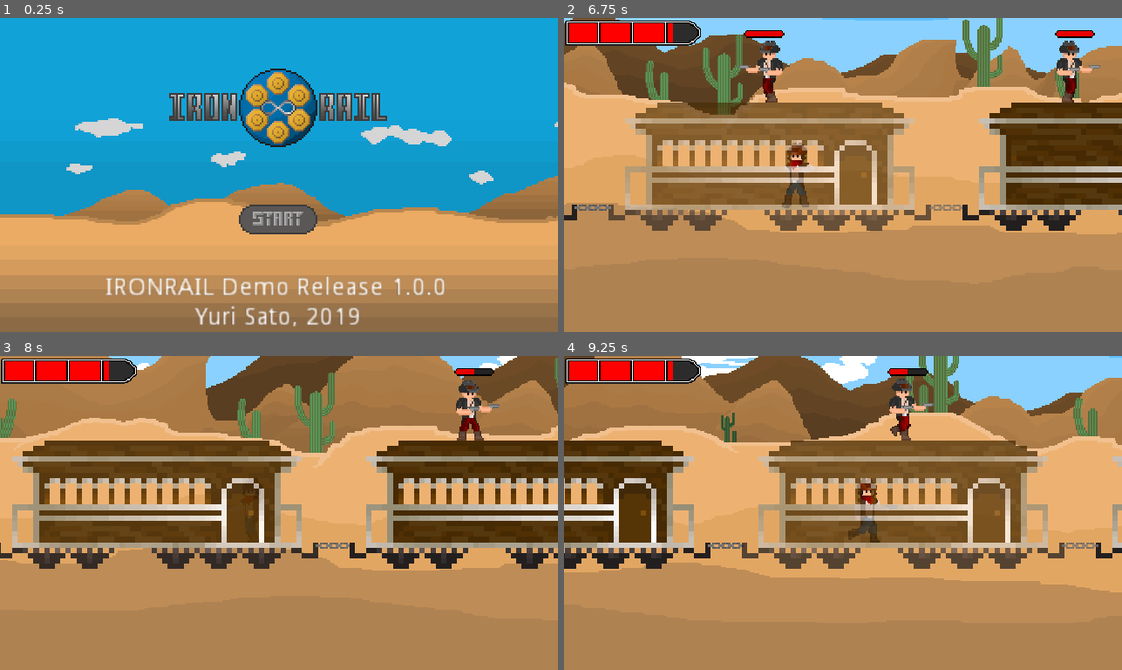
Above: before the commit, frames 1-4 (two rows, left to right).
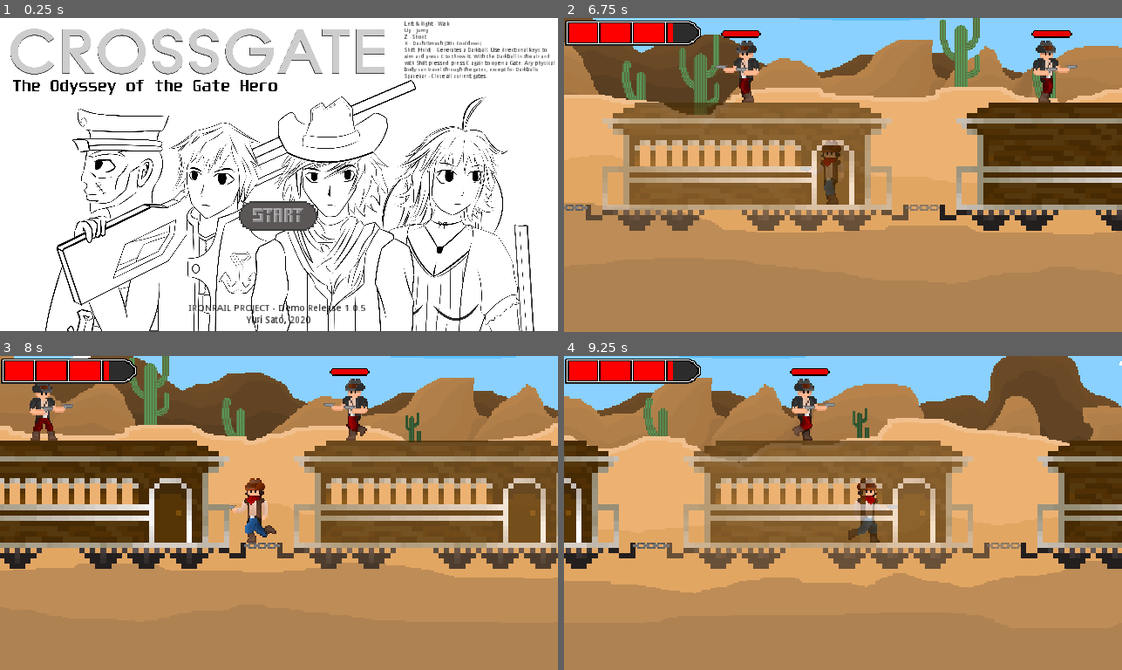
Above: after the commit, the same moments.

Repository: SatouYuri/CROSSGATE-OLD
Game: Godot game, scene res://Assets/Scenes/TitleScreen.tscn
The game is run twice, just before and just after one commit, with the same random seed, the same clock (stepped at 60 frames per second) and the same inputs. Sound files missing from this copy of the repository are replaced by a short silence.
Inputs (mouse positions are in pixels of both pictures, inside the frame that each line leads up to):
- Up to frame 1 (0.25 s): no input
- Up to frame 2 (6.75 s): click (843, 218) at 0.5 s; hold Right (ui_right) 1.28-2.78 s; tap C (c_button) at 1.35, 4.35 s; tap Z (ui_select) at 1.52, 2.27, 3.77, 4.52, 5.27 s; tap Shift (shift_button) at 2.1, 5.1 s; hold Left (ui_left) 2.78-3.53 s; hold Space (space_bar) 2.78-3.53 s; hold Right (ui_right) 3.53-5.03 s; tap X (x_button) at 3.6, 6.6 s; hold Left (ui_left) 5.03-5.78 s; hold Right (ui_right) 5.78-6.53 s; hold Space (space_bar) 5.78-6.53 s; hold Left (ui_left) from 6.53 s (still down)
- Up to frame 3 (8 s): keep holding Left (ui_left); tap Z (ui_select) at 6.77, 7.52 s; tap C (c_button) at 7.35 s
- Up to frame 4 (9.25 s): release Left (ui_left) at 8.03 s; hold Right (ui_right) from 8.03 s (still down); tap Shift (shift_button) at 8.1 s; tap Z (ui_select) at 8.27 s; hold Space (space_bar) from 8.78 s (still down)

The runs differ from the first frame. In frame 1, 99% of the frame differs, in the area x 0-100%, y 0-100%; in frame 2, 23%; in frame 3, 47%; in frame 4, 47%.

Commit message:
A última commit do IRONRAIL?

Diff:
--- a/Projects/Assets/Scenes/Player_.gd
+++ b/Projects/Assets/Scenes/Player_.gd
@@ -31,7 +31,7 @@
 var superthrow_active = false
 var gateLifeTime = 10
 var dashReady = true
-var dashCooldownTime = 1
+var dashCooldownTime = 30
 var smashTargetDetected = false
 
 func dead():
--- a/Projects/Assets/Scenes/TitleScreen.tscn
+++ b/Projects/Assets/Scenes/TitleScreen.tscn
@@ -1,10 +1,9 @@
-[gd_scene load_steps=6 format=2]
+[gd_scene load_steps=5 format=2]
 
 [ext_resource path="res://Assets/Scenes/TitleScreen.gd" type="Script" id=1]
 [ext_resource path="res://Assets/Scenes/Soundtrack.tscn" type="PackedScene" id=2]
-[ext_resource path="res://Assets/Sprites/Logo/desert.png" type="Texture" id=3]
-[ext_resource path="res://Assets/Sprites/Logo/iron_rail_logo7.png" type="Texture" id=4]
-[ext_resource path="res://Assets/Sprites/Logo/start_button.png" type="Texture" id=5]
+[ext_resource path="res://Assets/Sprites/Logo/CROSSGATE_WP.jpg" type="Texture" id=3]
+[ext_resource path="res://Assets/Sprites/Logo/start_button.png" type="Texture" id=4]
 
 [node name="TitleScreen" type="Node"]
 script = ExtResource( 1 )
@@ -12,51 +11,72 @@
 [node name="Soundtrack" parent="." instance=ExtResource( 2 )]
 
 [node name="Sprite" type="Sprite" parent="."]
-position = Vector2( -85.974, -143.65 )
+position = Vector2( 1.49012e-008, 0 )
+scale = Vector2( 0.06, 0.056 )
 texture = ExtResource( 3 )
 centered = false
 
 [node name="MarginContainer" type="MarginContainer" parent="."]
 anchor_right = 1.0
 anchor_bottom = 1.0
+margin_top = 78.46
+margin_bottom = 97.46
 custom_constants/margin_right = 0
 custom_constants/margin_top = 20
 custom_constants/margin_left = 0
 custom_constants/margin_bottom = 20
 
 [node name="VBoxContainer" type="VBoxContainer" parent="MarginContainer"]
-margin_left = 60.0
+margin_left = 128.0
 margin_top = 20.0
-margin_right = 260.0
+margin_right = 192.0
 margin_bottom = 179.0
 size_flags_horizontal = 4
 custom_constants/separation = 16
 
-[node name="TextureRect" type="TextureRect" parent="MarginContainer/VBoxContainer"]
-margin_right = 200.0
-margin_bottom = 64.0
-texture = ExtResource( 4 )
-stretch_mode = 4
-
 [node name="VBoxContainer" type="VBoxContainer" parent="MarginContainer/VBoxContainer"]
-margin_left = 68.0
-margin_top = 80.0
-margin_right = 132.0
-margin_bottom = 112.0
+margin_right = 64.0
+margin_bottom = 32.0
 size_flags_horizontal = 4
 alignment = 1
 
 [node name="TextureButton" type="TextureButton" parent="MarginContainer/VBoxContainer/VBoxContainer"]
 margin_right = 64.0
 margin_bottom = 32.0
-texture_normal = ExtResource( 5 )
+texture_normal = ExtResource( 4 )
 stretch_mode = 3
 
-[node name="Label" type="Label" parent="MarginContainer/VBoxContainer"]
-margin_top = 128.0
-margin_right = 200.0
-margin_bottom = 159.0
-text = "IRONRAIL Demo Release 1.0.0
-Yuri Sato, 2019"
+[node name="Node2D" type="Node2D" parent="."]
+position = Vector2( 243, 40 )
+scale = Vector2( 0.22, 0.22 )
+
+[node name="Label" type="Label" parent="Node2D"]
+self_modulate = Color( 0, 0, 0, 1 )
+margin_left = -50.0001
+margin_top = -172.727
+margin_right = 342.0
+margin_bottom = -22.7274
+text = "Left & Right - Walk
+Up - Jump
+Z - Shoot
+X - Dash/Smash (30s Cooldown)
+Shift (Hold) - Generates a Darkball. Use directional keys to
+aim and press C to throw it. With the Darkball in the air and
+with Shift pressed, press C again to open a Gate. Any physical
+body can travel through the gates, except for Darkballs.
+Spacebar - Close all current gates."
+
+[node name="Node2D2" type="Node2D" parent="."]
+position = Vector2( 98, 107 )
+scale = Vector2( 0.39, 0.39 )
+
+[node name="Label2" type="Label" parent="Node2D2"]
+modulate = Color( 0, 0, 0, 1 )
+margin_left = 26.0
+margin_top = 146.0
+margin_right = 291.0
+margin_bottom = 177.0
+text = "IRONRAIL PROJECT - Demo Release 1.0.5
+Yuri Sato, 2020"
 align = 1
 [connection signal="pressed" from="MarginContainer/VBoxContainer/VBoxContainer/TextureButton" to="." method="_on_TextureButton_pressed"]
Binary file added: Projects/Assets/Sprites/Logo/CROSSGATE_WP.jpg
Not shown, added: Projects/Assets/Sprites/Logo/CROSSGATE_WP.jpg.import
Not shown, changed: Projects/export_presets.cfg
Not shown, added: Exports/IRONRAIL Demo Release 1.0.5/MacOS.zip
Not shown, added: Exports/IRONRAIL Demo Release 1.0.5/Windows.rar
Not shown, added: Exports/IRONRAIL Demo Release 1.0.5/Windows/IRONRAIL.exe
Not shown, added: Exports/IRONRAIL Demo Release 1.0.5/Windows/IRONRAIL.pck
